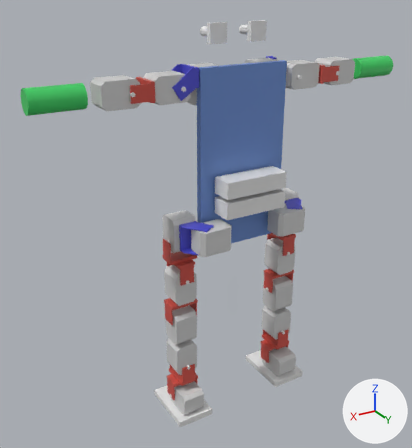
An edit to the COLLADA model full_robot_mx28(v3).dae, drawn before and after from the same camera.
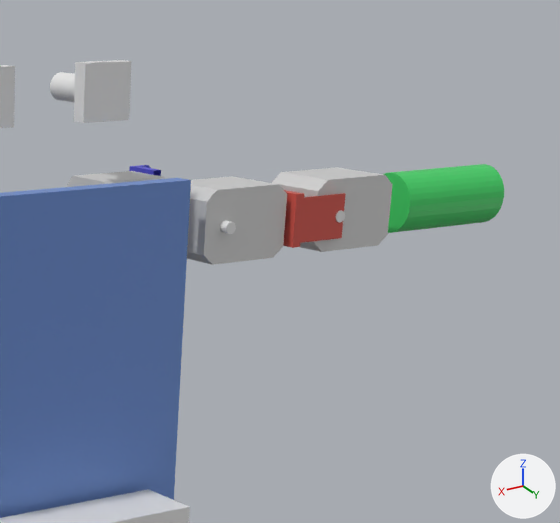
The first picture shows the older version from a 50 mm lens placed at (0.45, 0.669, 0.646), pointed at (0.038, -0.018, 0.302). The close-ups show both versions on the part from 54% to 100% of the width and 0% to 40% of the height of that picture; other places that the commit changed are outside them. Every picture has the same lights, and +X, +Y and +Z are marked at lower right. Where no turn or scale is listed for an object, it has been applied to the vertices.

The first close-up shows 'Camera0', 'Camera1', 'Central', 'Cube_001', 'battery1', 'fr07-101_011', 'right_arm1', 'right_arm2', 'right_arm3', 'right_hand'.
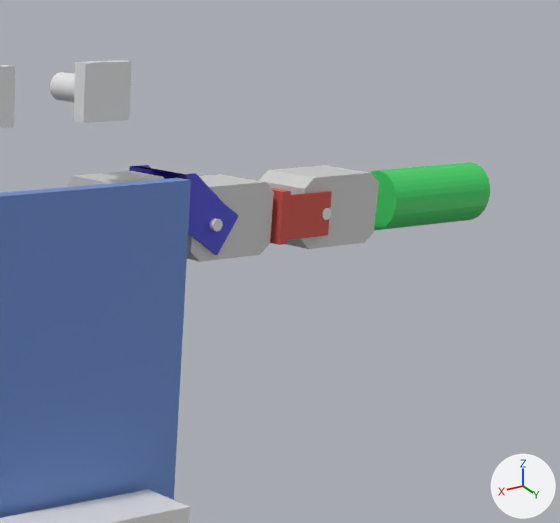
Where the newer file only moved an object's origin or applied its transform, the numbers keep the older frame.

Pixel boxes [x1, y1, x2, y2] of what changed, in the close-ups (560 x 523 px):
```json
{"object": "right_arm2", "change": "moved", "before": [187, 176, 287, 265], "after": [187, 174, 274, 262]}
{"object": "right_hand", "change": "moved", "before": [383, 164, 504, 233], "after": [370, 162, 490, 230]}
{"object": "right_arm3", "change": "moved", "before": [272, 167, 393, 252], "after": [259, 165, 379, 249]}
{"object": "fr07-101_011", "change": "mesh moved", "before": [283, 190, 346, 248], "after": [270, 188, 332, 245]}
{"object": "Cube_001", "change": "reshaped", "before": [129, 165, 161, 176], "after": [129, 165, 238, 255]}
{"object": "Cube_007", "change": "added", "after": [129, 166, 182, 179]}
{"part": 1, "of": "me_cube_064", "change": "added", "after": [154, 170, 238, 255], "on screen": "blue"}
```

Edits to the scene script, one JSON object a line:
```json
{"block": "me_cube_064", "where": "# used by ob_cube_001; location = (-0.095, -0.01, 0.516)"}
{"op": "remove", "block": "me_cube_064", "code": "me_cube_064.from_pydata(...)  # 24 vertices, 38 faces; spans x -0.0152..0.0235, y -0.0198..0.0, z -0.0152..0.025"}
{"op": "add", "block": "me_cube_064", "code": "me_cube_064.from_pydata(...)  # 44 vertices, 76 faces; spans x -0.0152..0.0235, y -0.0198..0.0198, z -0.0152..0.025"}
{"block": "me_cube_064", "change": "me_cube_064 part 1: 20 vertices added at x -0.0152..0.0235, y 0.0182..0.0198, z -0.0152..0.025"}
{"block": "me_cube_075", "where": "me_cube_075.from_pydata(...)  # 40 vertices, 76 faces; spans x -0.0025..0.03, y -0.022..0.022, z -0.013..0.013"}
{"block": "me_cube_075", "where": "# used by ob_fr07_101_011; location = (-0.166, 0.0, 0.516)"}
{"block": "me_cube_075", "change": "me_cube_075 part 2: the whole mesh is moved by (0.0, -0.01, 0.0)"}
{"op": "add", "block": "me_cube_010", "code": ["me_cube_010 = bpy.data.meshes.new('Cube.010')", "me_cube_010.from_pydata([(0.019, -0.0197, 0.025), (0.0235, -0.0197, 0.025), (0.019, -0.0197, -0.001), (0.0235, -0.0197, -0.001), (0.019, 0.0197, 0.025), (0.0235, 0.0197, 0.025), (0.019, 0.0198, -0.001), (0.0235, 0.0197, -0.001)], [], [(0, 2, 3), (5, 7, 6), (5, 4, 0), (2, 6, 7), (0, 4, 6), (3, 7, 5), (1, 0, 3), (4, 5, 6), (1, 5, 0), (3, 2, 7), (2, 0, 6), (1, 3, 5)])", "me_cube_010.materials.append(mat_material)  # blue #4f4ed1"]}
{"op": "set", "path": "ob_right_arm2.location", "old": "(-0.095, 0.0, 0.516)", "new": "(-0.095, -0.01, 0.516)"}
{"op": "set", "path": "ob_right_arm3.location", "old": "(-0.166, 0.0, 0.516)", "new": "(-0.166, -0.01, 0.516)"}
{"op": "set", "path": "ob_right_hand.location", "old": "(-0.256, 0.0, 0.516)", "new": "(-0.256, -0.01, 0.516)"}
{"op": "add", "block": "ob_cube_007", "code": ["ob_cube_007 = bpy.data.objects.new('Cube_007', me_cube_010)", "ob_cube_007.location = (-0.095, -0.01, 0.516)"]}
```
